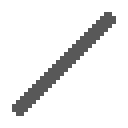
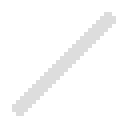
Layered file, before and after one edit (128 × 128). Changes by layer:
painted on "Layer" over 12, 12, 116, 116
